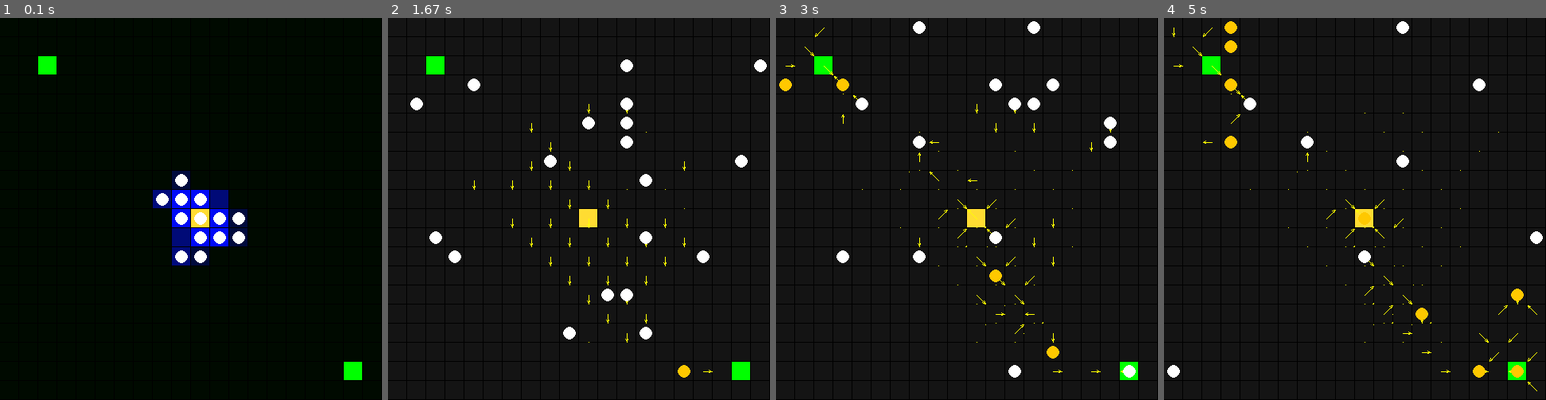
Above: before the commit, frames 1-4 (left to right).
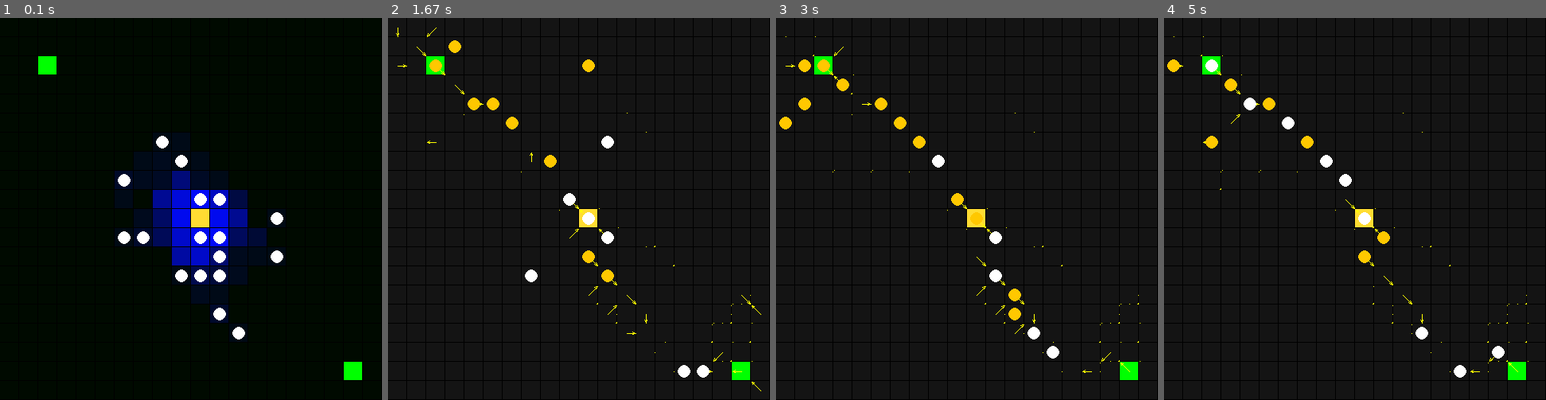
Above: after the commit, the same moments.

Repository: beratmutlu/ant-colony
Game: pygame game, started from web/main.py
Two runs of this game, one before a commit and one after it. Both use one fixed random seed, a clock stepped at 60 frames per second and the inputs below.
Inputs:
- Up to frame 1 (0.1 s): no input
- Up to frame 2 (1.67 s): tap one key every 0.33 s from 0.33 s: D Enter G Space
- Up to frame 3 (3 s): tap Space at 1.73, 2.03, 2.23, 2.57, 2.87 s
- Up to frame 4 (5 s): tap Space at 3.07, 3.37, 3.63, 3.97, 4.27, 4.4, 4.8 s; tap G at 3.15, 4.88 s; tap F at 4.48 s

The runs differ from the first frame. In frame 1, 6.9% of the frame differs, in the area x 30-75%, y 30-85%; in frame 2, 3.2%; in frame 3, 2.7%; in frame 4, 2.3%.

Commit message:
feat: show blocked cells in pygame debug view

Diff:
--- a/rendering/pygame_renderer.py
+++ b/rendering/pygame_renderer.py
@@ -5,7 +5,7 @@
 import math
 
 CELL = 24
-FPS = 15
+FPS = 60
 
 class PygameRenderer:
     def __init__(self, sim: Simulation):
@@ -46,6 +46,12 @@
         ex, ey = cx + dx*(CELL//2 - 1), cy + dy*(CELL//2 - 1)
         self._draw_arrow(screen, (255, 255, 0), (cx, cy), (ex, ey))
 
+    def _draw_x(self, screen, pos: tuple[int, int]) -> None:
+        x, y = pos
+        rect = pygame.Rect(x * CELL, y * CELL, CELL - 1, CELL - 1)
+        pygame.draw.line(screen, (230, 70, 70), rect.topleft, rect.bottomright, 2)
+        pygame.draw.line(screen, (230, 70, 70), rect.topright, rect.bottomleft, 2)
+
     async def run(self):
         pygame.init()
         screen = pygame.display.set_mode((self.W * CELL, self.H * CELL))
@@ -75,6 +81,11 @@
             for (x, y), cell in self.sim.manager.grid.cells.items():
                 color = self._cell_color(cell)
                 pygame.draw.rect(screen, color, (x*CELL, y*CELL, CELL-1, CELL-1))
+
+            if self.debug:
+                for pos, cell in self.sim.manager.grid.cells.items():
+                    if cell.cap_ant <= 0:
+                        self._draw_x(screen, pos)
 
             if self.show_gradient:
                 for (x, y), cell in self.sim.manager.grid.cells.items():
